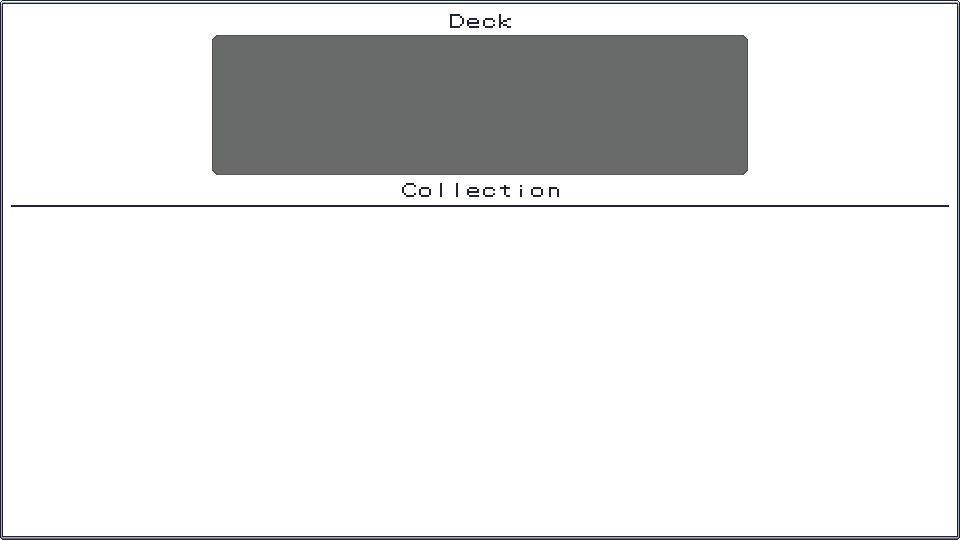
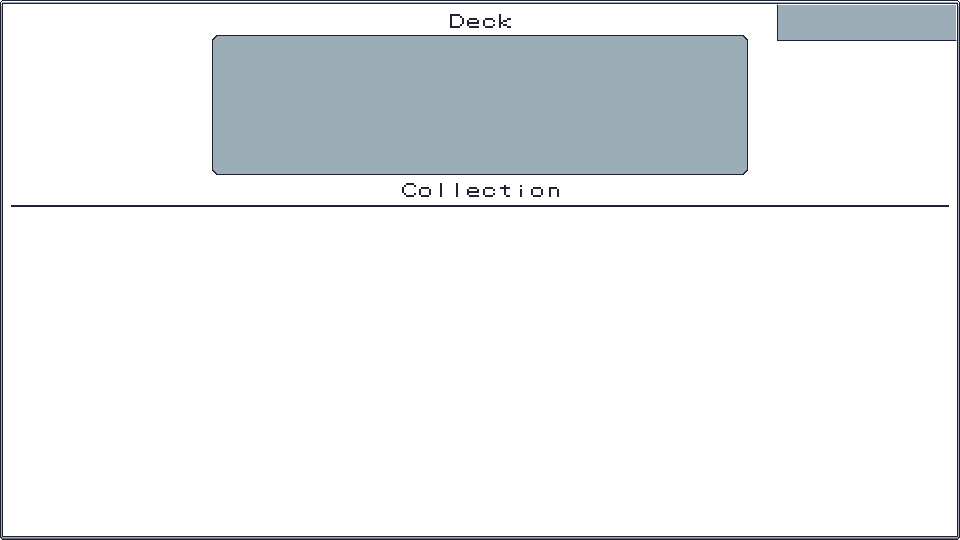
Two versions of the same layered image (960px x 540px). Layer-by-layer changes:
added layer "Layer 11" above "Layer 10" over [777, 4, 957, 41]
added layer "Layer 10" above "collection" over [777, 4, 957, 41]
painted on "Layer 9" over [212, 35, 748, 175]
